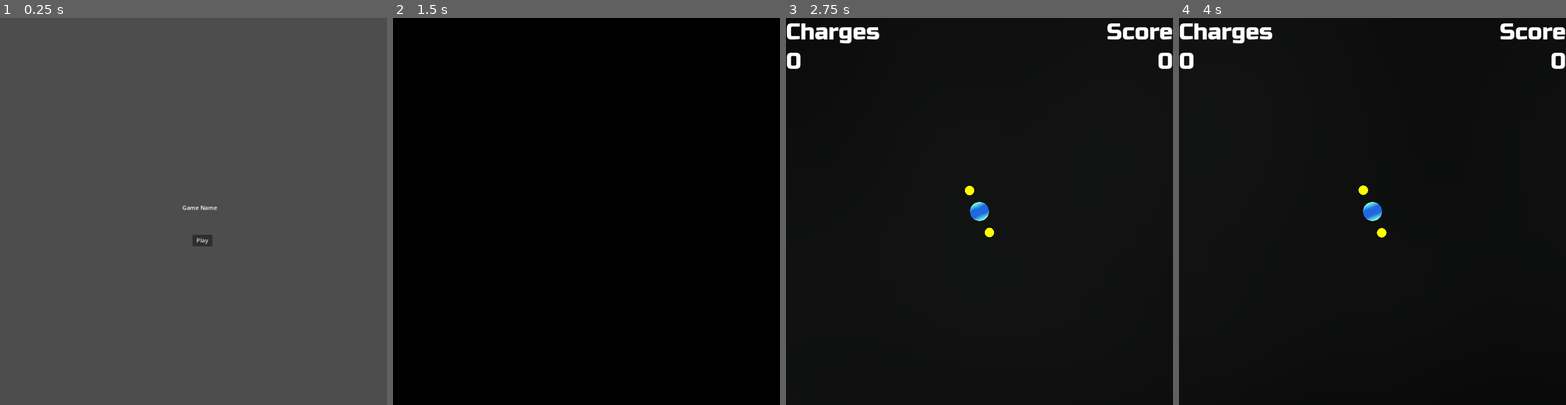
Above: before the commit, frames 1-4 (left to right).
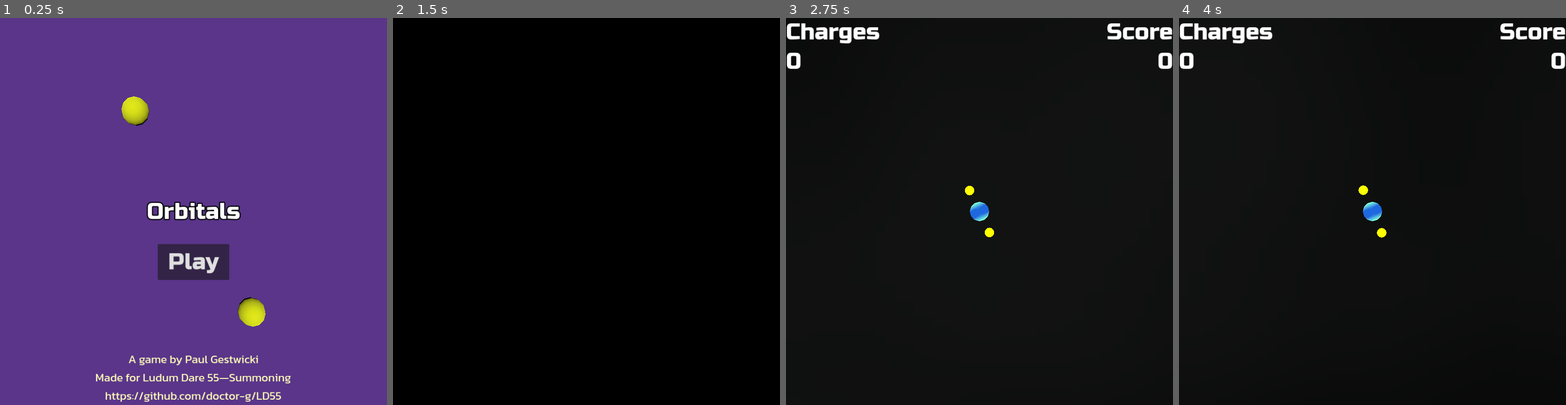
Above: after the commit, the same moments.

Repository: doctor-g/LD55
Game: Godot game, scene res://title_screen.tscn
Same seed, same stepped clock (60 frames per second), same inputs: the game is played once before the commit and once after it. This scene is started directly instead of the project's main scene.
Inputs (mouse positions are in pixels of both pictures, inside the frame that each line leads up to):
- Up to frame 1 (0.25 s): no input
- Up to frame 2 (1.5 s): click "Play" at 0.5 s; tap Enter at 1.25 s; move the mouse to (671, 192) at 1.27 s; hold D (move_right) from 1.28 s (still down); tap Space (summon) at 1.35 s
- Up to frame 3 (2.75 s): tap Space (summon) at 2, 2.1 s; move the mouse to (902, 230) at 2.02 s; release D (move_right) at 2.03 s; hold S (move_down) from 2.03 s (still down)
- Up to frame 4 (4 s): move the mouse to (1411, 126) at 2.77 s; release S (move_down) at 2.78 s; hold D (move_right) 2.78-3.53 s; tap Space (summon) at 2.85, 3.6 s; move the mouse to (1353, 288) at 3.52 s; hold W (move_up) from 3.53 s (still down)

The runs differ from the first frame. In frame 1, 100% of the frame differs, in the area x 0-100%, y 0-100%; in frame 2, nothing differs; in frame 3, less than 0.1%; in frame 4, less than 0.1%.

Commit message:
Dress up title screen

Diff:
--- /dev/null
+++ b/project/nucleus.gd
@@ -0,0 +1,6 @@
+extends Node3D
+
+@export var speed := 2.1
+
+func _physics_process(delta: float) -> void:
+	rotate_y(speed * delta)
--- a/project/project.godot
+++ b/project/project.godot
@@ -10,7 +10,10 @@
 
 [application]
 
-config/name="LD55"
+config/name="Orbitals"
+config/description="A game made for Ludum Dare 55
+
+Copyright 2024 Paul Gestwicki"
 run/main_scene="res://world.tscn"
 config/features=PackedStringArray("4.2", "GL Compatibility")
 config/icon="res://icon.svg"
@@ -70,3 +73,4 @@
 
 renderer/rendering_method="gl_compatibility"
 renderer/rendering_method.mobile="gl_compatibility"
+environment/defaults/default_clear_color=Color(0.352941, 0.207843, 0.541176, 1)
--- a/project/title_screen.gd
+++ b/project/title_screen.gd
@@ -1,4 +1,4 @@
-extends Control
+extends Node3D
 
 
 func _on_play_button_pressed() -> void:
@@ -6,3 +6,7 @@
 	$AnimationPlayer.play("fade_out")
 	await $AnimationPlayer.animation_finished
 	get_tree().change_scene_to_file("res://world.tscn")
+
+
+func _on_label_meta_clicked(meta: Variant) -> void:
+	OS.shell_open(meta)
--- a/project/title_screen.tscn
+++ b/project/title_screen.tscn
@@ -1,6 +1,16 @@
-[gd_scene load_steps=5 format=3 uid="uid://dbg8pjxj65ugo"]
+[gd_scene load_steps=10 format=3 uid="uid://dbg8pjxj65ugo"]
 
 [ext_resource type="Script" path="res://title_screen.gd" id="1_v3u0h"]
+[ext_resource type="FontFile" uid="uid://vciwig5ix68c" path="res://RussoOne-Regular.ttf" id="1_xvgeh"]
+[ext_resource type="FontFile" uid="uid://cdlpr4pdum1mc" path="res://Kanit-Regular.ttf" id="3_blncy"]
+[ext_resource type="Script" path="res://nucleus.gd" id="4_87fgo"]
+
+[sub_resource type="Theme" id="Theme_27kyf"]
+default_font = ExtResource("1_xvgeh")
+default_font_size = 64
+
+[sub_resource type="StandardMaterial3D" id="StandardMaterial3D_m6axt"]
+albedo_color = Color(0.894118, 0.92549, 0, 1)
 
 [sub_resource type="Animation" id="Animation_pi234"]
 length = 0.001
@@ -38,33 +48,74 @@
 "fade_out": SubResource("Animation_1jko2")
 }
 
-[node name="TitleScreen" type="Control"]
+[node name="TitleScreen" type="Node3D"]
+script = ExtResource("1_v3u0h")
+
+[node name="UI" type="Control" parent="."]
 layout_mode = 3
 anchors_preset = 15
 anchor_right = 1.0
 anchor_bottom = 1.0
 grow_horizontal = 2
 grow_vertical = 2
-script = ExtResource("1_v3u0h")
+theme = SubResource("Theme_27kyf")
 
-[node name="Label" type="Label" parent="."]
-layout_mode = 0
-offset_left = 509.0
-offset_top = 518.0
-offset_right = 605.0
-offset_bottom = 541.0
-text = "Game Name"
+[node name="TitleLabel" type="Label" parent="UI"]
+layout_mode = 1
+anchors_preset = 8
+anchor_left = 0.5
+anchor_top = 0.5
+anchor_right = 0.5
+anchor_bottom = 0.5
+offset_left = -190.0
+offset_top = -39.0
+offset_right = 191.0
+offset_bottom = 39.0
+grow_horizontal = 2
+grow_vertical = 2
+theme_override_colors/font_outline_color = Color(0, 0, 0, 1)
+theme_override_constants/outline_size = 12
+text = "Orbitals"
+horizontal_alignment = 1
 
-[node name="PlayButton" type="Button" parent="."]
+[node name="PlayButton" type="Button" parent="UI"]
 unique_name_in_owner = true
-layout_mode = 0
-offset_left = 537.0
-offset_top = 605.0
-offset_right = 593.0
-offset_bottom = 636.0
+custom_minimum_size = Vector2(200, 100)
+layout_mode = 1
+anchors_preset = 8
+anchor_left = 0.5
+anchor_top = 0.5
+anchor_right = 0.5
+anchor_bottom = 0.5
+offset_left = -74.0
+offset_top = 98.0
+offset_right = 74.0
+offset_bottom = 184.0
+grow_horizontal = 2
+grow_vertical = 2
 text = "Play"
 
-[node name="Overlay" type="ColorRect" parent="."]
+[node name="Label" type="RichTextLabel" parent="UI"]
+layout_mode = 1
+anchors_preset = 12
+anchor_top = 1.0
+anchor_right = 1.0
+anchor_bottom = 1.0
+offset_top = -147.0
+grow_horizontal = 2
+grow_vertical = 0
+theme_override_colors/default_color = Color(1, 1, 0.721569, 1)
+theme_override_fonts/normal_font = ExtResource("3_blncy")
+theme_override_font_sizes/normal_font_size = 32
+bbcode_enabled = true
+text = "[center]A game by Paul Gestwicki
+Made for Ludum Dare 55—Summoning
+[url]https://github.com/doctor-g/LD55[/url][/center]"
+fit_content = true
+autowrap_mode = 0
+meta_underlined = false
+
+[node name="Overlay" type="ColorRect" parent="UI"]
 layout_mode = 1
 anchors_preset = 15
 anchor_right = 1.0
@@ -74,9 +125,30 @@
 mouse_filter = 2
 color = Color(0, 0, 0, 0)
 
+[node name="Camera3D" type="Camera3D" parent="."]
+transform = Transform3D(1, 0, 0, 0, -4.37114e-08, 1, 0, -1, -4.37114e-08, 0, 4.56239, 0)
+
+[node name="DirectionalLight3D" type="DirectionalLight3D" parent="."]
+transform = Transform3D(1, 0, 0, 0, -4.37114e-08, 1, 0, -1, -4.37114e-08, 0, 7.02615, 0)
+
+[node name="Nucleus" type="Node3D" parent="."]
+script = ExtResource("4_87fgo")
+
+[node name="CSGSphere3D" type="CSGSphere3D" parent="Nucleus"]
+transform = Transform3D(1, 0, 0, 0, 1, 0, 0, 0, 1, 0, 0, 2.0921)
+radius = 0.25
+material = SubResource("StandardMaterial3D_m6axt")
+
+[node name="CSGSphere3D2" type="CSGSphere3D" parent="Nucleus"]
+transform = Transform3D(1, 0, 0, 0, 1, 0, 0, 0, 1, 0, 0, -2.092)
+radius = 0.25
+material = SubResource("StandardMaterial3D_m6axt")
+
 [node name="AnimationPlayer" type="AnimationPlayer" parent="."]
+root_node = NodePath("../UI")
 libraries = {
 "": SubResource("AnimationLibrary_utjhk")
 }
 
-[connection signal="pressed" from="PlayButton" to="." method="_on_play_button_pressed"]
+[connection signal="pressed" from="UI/PlayButton" to="." method="_on_play_button_pressed"]
+[connection signal="meta_clicked" from="UI/Label" to="." method="_on_label_meta_clicked"]
Binary file added: project/Kanit-Regular.ttf
Not shown, added: project/Kanit-Regular.ttf.import
Not shown, added: project/Kanit_license.txt
Not shown, changed: README.md
